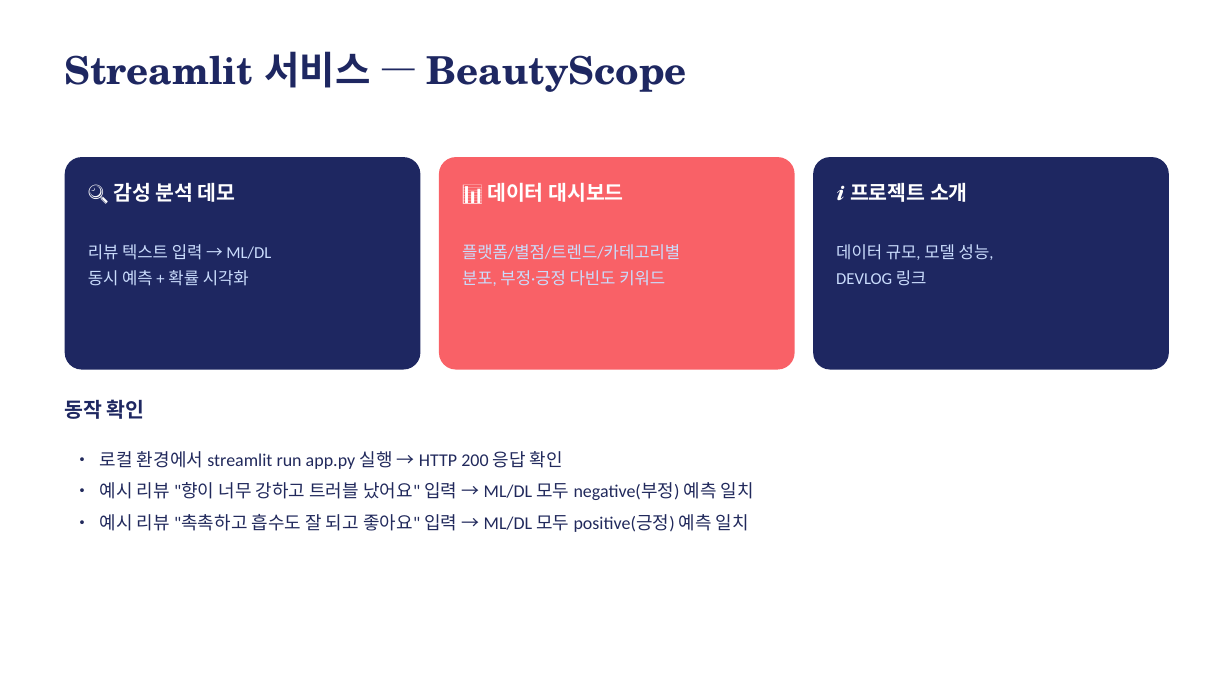
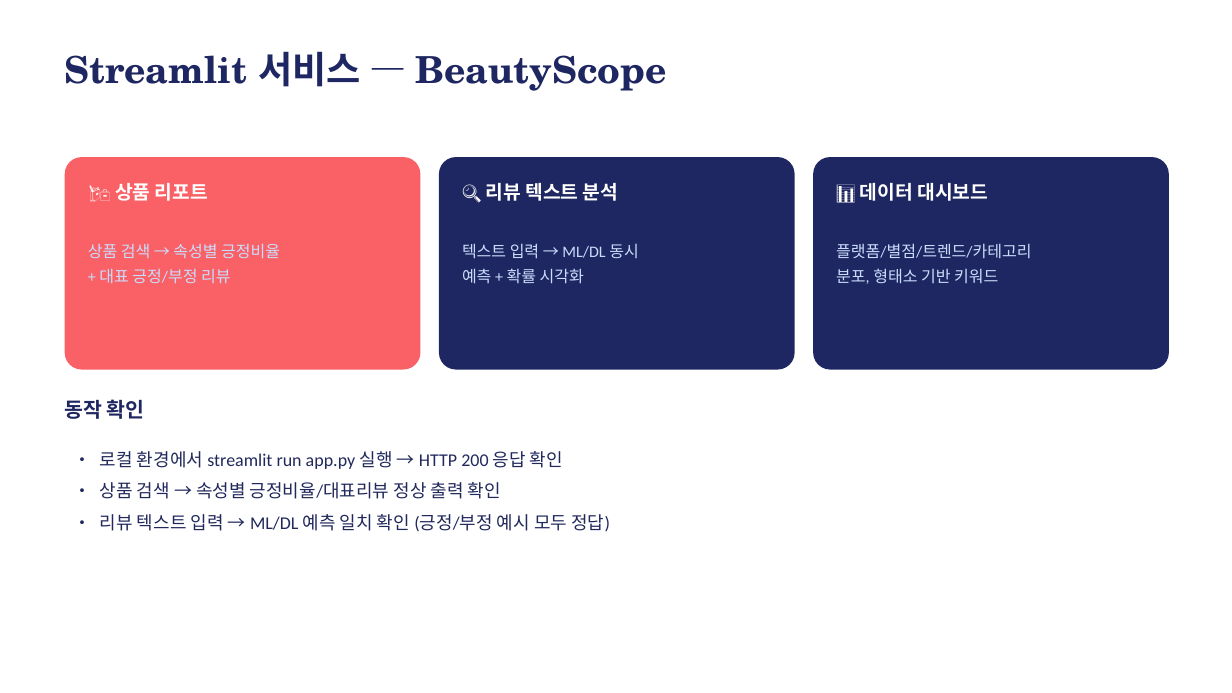
Before and after one commit to dong29482757-beep/shopping-review-crawler, a slide deck: slide 10 of BeautyScope_발표.pptx (slide 8 before the commit). Drawn at 1232x693 pixels with LibreOffice and Linux fonts; fonts in the diff are those of the drawing. Boxes give left, top, right and bottom in pixels: in the first picture for what was removed or moved away, otherwise in the second. Text is boxed around its words. In the diff, an @@ line names an element or a change of style, - is before the commit and + after.

```diff
--- a/BeautyScope_발표.pptx
+++ b/BeautyScope_발표.pptx
@@ text "Streamlit 서비스 — BeautyScope" at <box>65,51,667,91</box>: size 30 to 29 pt @@
@@ rounded rectangle at <box>65,157,421,370</box>: fill #1E2761 to #F96167 @@
@@ rounded rectangle at <box>439,157,795,370</box>: fill #F96167 to #1E2761 @@
@@ text at <box>115,183,208,201</box>: text changed; size 16 to 15 pt @@
-🔍 감성 분석 데모
+🛍️ 상품 리포트
@@ text at <box>486,183,618,201</box>: text changed; size 16 to 15 pt @@
-📊 데이터 대시보드
+🔍 리뷰 텍스트 분석
@@ text at <box>860,183,988,201</box>: text changed; size 16 to 15 pt @@
-ℹ️ 프로젝트 소개
+📊 데이터 대시보드
@@ text at <box>88,244,280,283</box>: text changed; size 13 to 12.5 pt @@
-리뷰 텍스트 입력 → ML/DL
-동시 예측 + 확률 시각화
+상품 검색 → 속성별 긍정비율
++ 대표 긍정/부정 리뷰
@@ text at <box>462,243,638,284</box>: text changed; size 13 to 12.5 pt @@
-플랫폼/별점/트렌드/카테고리별
-분포, 부정·긍정 다빈도 키워드
+텍스트 입력 → ML/DL 동시
+예측 + 확률 시각화
@@ text at <box>836,243,1031,284</box>: text changed; size 13 to 12.5 pt @@
-데이터 규모, 모델 성능,
-DEVLOG 링크
+플랫폼/별점/트렌드/카테고리
+분포, 형태소 기반 키워드
@@ text at <box>100,482,610,532</box>: text changed @@
-• 예시 리뷰 "향이 너무 강하고 트러블 났어요" 입력 → ML/DL 모두 negative(부정) 예측 일치
-• 예시 리뷰 "촉촉하고 흡수도 잘 되고 좋아요" 입력 → ML/DL 모두 positive(긍정) 예측 일치
+• 상품 검색 → 속성별 긍정비율/대표리뷰 정상 출력 확인
+• 리뷰 텍스트 입력 → ML/DL 예측 일치 확인 (긍정/부정 예시 모두 정답)
```
Also in this commit, not shown: 5 other slides changed, 6 slides added, 4 slides removed, 3 other files.
